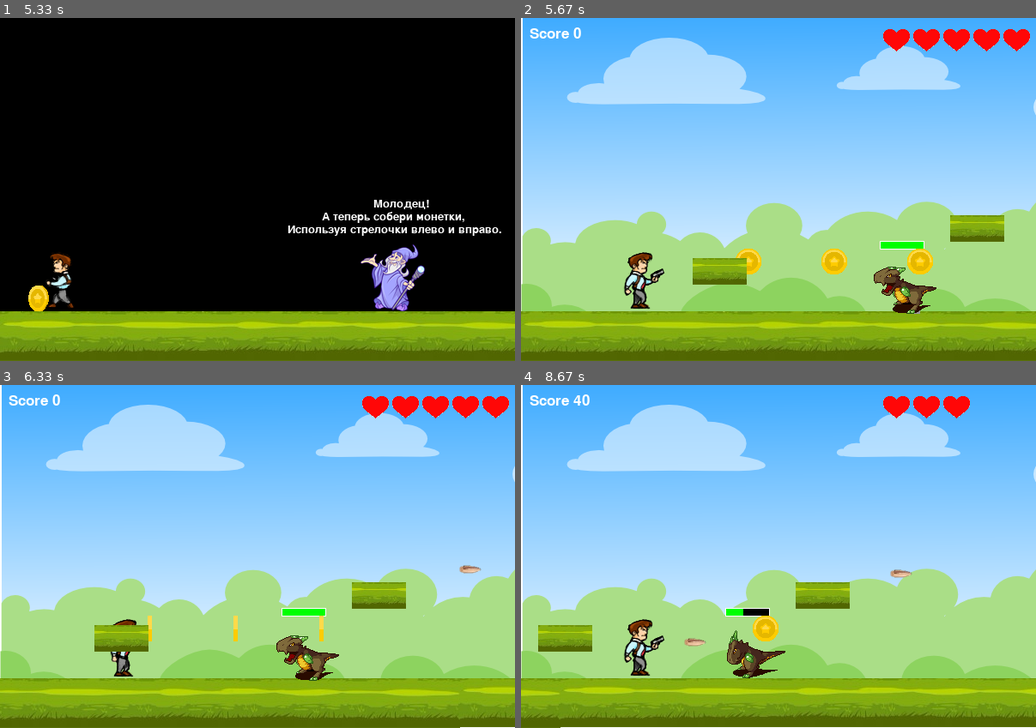
Above: before the commit, frames 1-4 (two rows, left to right).
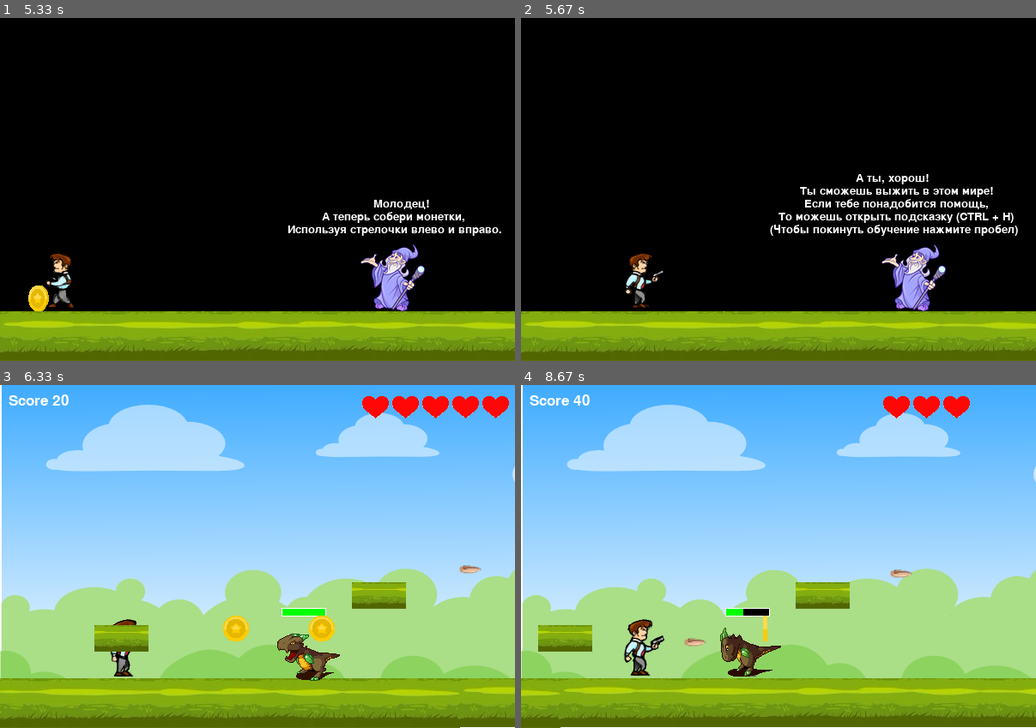
Above: after the commit, the same moments.

Repository: DmShevchuk/Pygame_project
Game: pygame game, started from Main.py
Two runs of this game, one before a commit and one after it. Both use one fixed random seed, a clock stepped at 60 frames per second and the inputs below.
Inputs:
- Up to frame 1 (5.33 s): tap Space at 0.33, 0.67, 1.07, 1.37, 1.57, 1.87, 2.63, 2.93, 3.13, 3.43, 3.63, 3.97, 4.27, 4.47, 4.77 s; hold Up 1-1.47 s; hold Right 1.5-2.13 s; hold Left 2.57-3.03 s; hold Right 3.07-3.53 s; hold Up 3.57-3.87 s; hold Right 3.9-4.37 s; hold Left 4.4-4.93 s; hold Left from 5.3 s (still down)
- Up to frame 2 (5.67 s): keep holding Left; tap Space at 5.37 s
- Up to frame 3 (6.33 s): tap Space at 5.67, 5.8, 6.2 s; release Left at 5.7 s; hold Up 5.73-6.1 s; hold Right from 6.13 s (still down)
- Up to frame 4 (8.67 s): tap Space at 6.5, 6.87, 7.27, 7.57, 7.77, 8.07, 8.27, 8.6 s; release Right at 6.77 s; hold Down 6.8-7.17 s; hold Left 7.2-7.67 s; hold Right 7.7-8.17 s; hold Up 8.2-8.5 s; hold Right from 8.53 s (still down)

Frame 1 is identical in both runs. In frame 2, 85% of the frame differs, in the area x 0-100%, y 0-87%; in frame 3, 1.0%; in frame 4, 1.0%.

Commit message:
В обучение добавлен выстрел

Diff:
--- a/Main.py
+++ b/Main.py
@@ -385,7 +385,6 @@
     while run:
         for event in pygame.event.get():
             if event.type == pygame.QUIT:
-                hero_traning.kill()
                 run = False
             if event.type == pygame.KEYDOWN:
                 if event.key == pygame.K_UP:
@@ -423,7 +422,6 @@
     while run:
         for event in pygame.event.get():
             if event.type == pygame.QUIT:
-                hero_traning.kill()
                 run = False
             if event.type == pygame.KEYDOWN:
                 if event.key == pygame.K_RIGHT:
@@ -473,38 +471,72 @@
         screen.blit(text3, (335, 240))
         clock.tick(FPS)
         pygame.display.flip()
-    # этап №3 Жизни и выстрел
+    # этап №3 Выстрел
     hero_traning.kill()
     hero_traning = Hero_traning(load_image("hero.png"), 6, 1, 100, start_y)
     training_sprite.add(hero_traning)
+    crocodile_image = load_image("Крокодил.png")
+    crocodile = pygame.sprite.Sprite()
+    crocodile.image = crocodile_image
+    crocodile.rect = crocodile.image.get_rect()
+    training_sprite.add(crocodile)
+    crocodile.rect.topleft = 285, start_y + 10
     text = font.render('Молодец!', 1, WHITE)
-    text2 = font.render('Следи за жизнями, получай очки,', 1, WHITE)
-    text3 = font.render('Убивай монстров (пробел).', 1, WHITE)
-    text4 = font.render('Желаю удачи в путешествии!', 1, WHITE)
-    text5 = font.render('Справка - CTRL + H', 1, WHITE)
-    text6 = font.render('(Нажми пробел для начала игры)', 1, WHITE)
+    text2 = font.render('А тепепрь держи пистолет, он тебе поможет', 1, WHITE)
+    text3 = font.render('На твоём пути будут встречаться страшные монстры.', 1, WHITE)
+    text4 = font.render('И тебе предётся использовать оружие (пробел)', 1, WHITE)
+    text5 = font.render('Попробуй выстрелить в этого крокодила.', 1, WHITE)
+    run = True
+    while run:
+        for event in pygame.event.get():
+            if event.type == pygame.QUIT:
+                run = False
+            if event.type == pygame.KEYDOWN and event.key == pygame.K_SPACE:
+                bullets_sound.play()
+                bullet_training = Bullet(hero_traning.rect.x, hero_traning.rect.y, 'bullet.png')
+                training_sprite.add(bullet_training)
+        if dy_traning != 0:
+            if start_y > hero_traning.rect.y:
+                hero_traning.rect.y += dy_traning
+            else:
+                dy_traning = 0
+        for i in bullets_group:
+            if pygame.sprite.collide_mask(crocodile, i):
+                bullet_training.kill()
+                crocodile.kill()
+                run = False
+        screen.fill(BLACK)
+        training_sprite.draw(screen)
+        bullets_group.update()
+        screen.blit(text, (382, 165))
+        screen.blit(text2, (262, 180))
+        screen.blit(text3, (242, 195))
+        screen.blit(text4, (252, 210))
+        screen.blit(text5, (272, 225))
+        clock.tick(FPS)
+        pygame.display.flip()
+    # этап №4 Конец
+    text = font.render('А ты, хорош!', 1, (255, 255, 255))
+    text2 = font.render('Ты сможешь выжить в этом мире!', 1, (255, 255, 255))
+    text3 = font.render('Если тебе понадобится помощь,', 1, (255, 255, 255))
+    text4 = font.render('То можешь открыть подсказку (CTRL + H)', 1, (255, 255, 255))
+    text5 = font.render('(Чтобы покинуть обучение нажмите пробел)', 1, (255, 255, 255))
     run = True
     while run:
         for event in pygame.event.get():
             if event.type == pygame.QUIT or (event.type == pygame.KEYDOWN and event.key == pygame.K_SPACE):
                 hero_traning.kill()
+                level_traning.kill()
+                wizard.kill()
+                crocodile.kill()
                 run = False
-                level_traning.kill()
-        if dy_traning != 0:
-            if start_y > hero_traning.rect.y:
-                hero_traning.rect.y += dy_traning
-            else:
-                dy_traning = 0
         screen.fill(BLACK)
         training_sprite.draw(screen)
-        for i in range(hero_traning.health):
-            screen.blit(health_image, (420 + i * 35, 10))
-        screen.blit(text, (380, 150))
-        screen.blit(text2, (325, 165))
-        screen.blit(text3, (350, 180))
-        screen.blit(text4, (320, 195))
-        screen.blit(text5, (350, 210))
-        screen.blit(text6, (320, 225))
+        screen.blit(text, (390, 180))
+        screen.blit(text2, (325, 195))
+        screen.blit(text3, (330, 210))
+        screen.blit(text4, (300, 225))
+        screen.blit(text5, (290, 240))
         clock.tick(FPS)
         pygame.display.flip()
 
Binary file added: data/Крокодил.png
